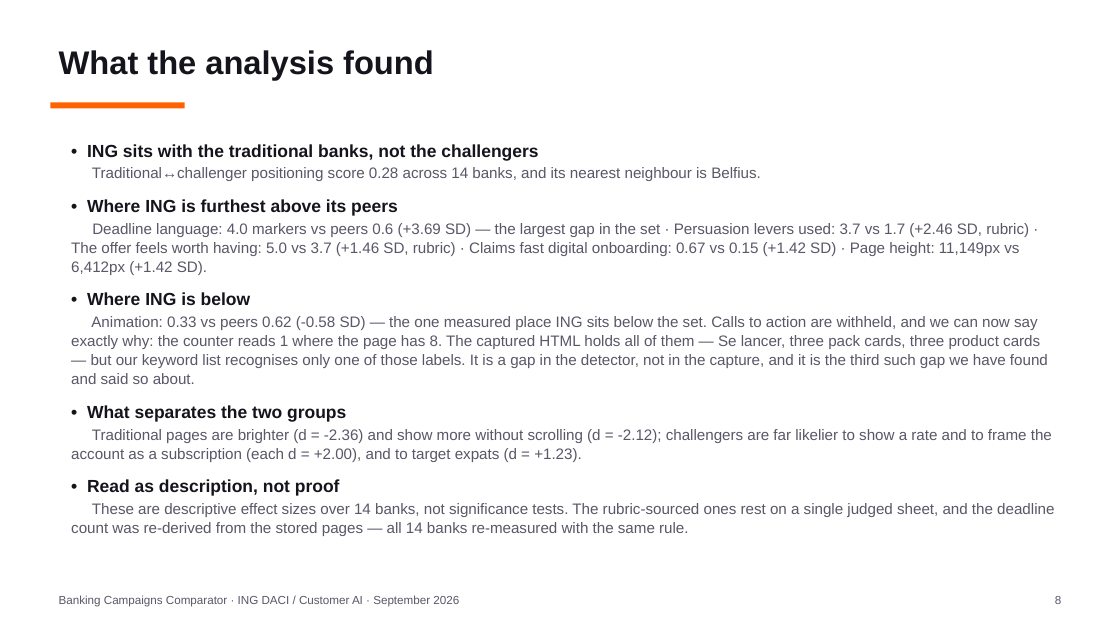
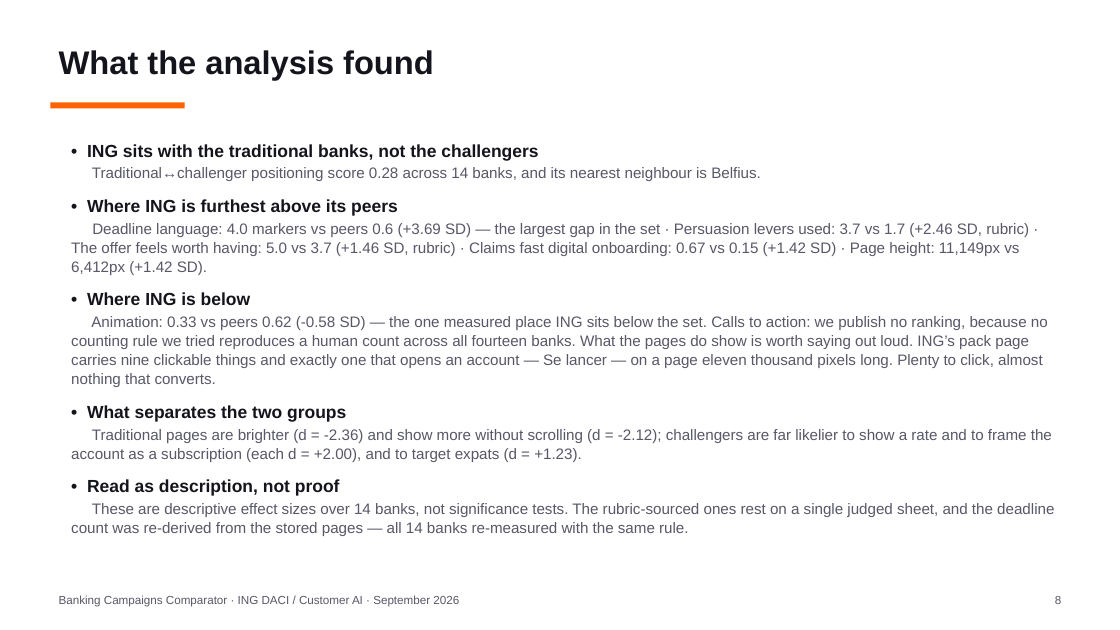
Before and after one commit to Siegried81/ing-usecase, a slide deck: slide 8 of docs/Banking_Campaigns_Comparator.pptx. Drawn at 1120x630 pixels with LibreOffice and Linux fonts; fonts in the diff are those of the drawing. Boxes give left, top, right and bottom in pixels: in the first picture for what was removed or moved away, otherwise in the second. Text is boxed around its words. In the diff, an @@ line names an element or a change of style, - is before the commit and + after.

```diff
--- a/docs/Banking_Campaigns_Comparator.pptx
+++ b/docs/Banking_Campaigns_Comparator.pptx
@@ text at (x1=71, y1=316, x2=1048, y2=387): text changed @@
-Animation: 0.33 vs peers 0.62 (-0.58 SD) — the one measured place ING sits below the set. Calls to action are withheld, and we can now say exactly why: the counter reads 1 where the page has 8. The captured HTML holds all of them — Se lancer, three pack cards, three product cards — but our keyword list recognises only one of those labels. It is a gap in the detector, not in the capture, and it is the third such gap we have found and said so about.
+Animation: 0.33 vs peers 0.62 (-0.58 SD) — the one measured place ING sits below the set. Calls to action: we publish no ranking, because no counting rule we tried reproduces a human count across all fourteen banks. What the pages do show is worth saying out loud. ING’s pack page carries nine clickable things and exactly one that opens an account — Se lancer — on a page eleven thousand pixels long. Plenty to click, almost nothing that converts.
```
Also in this commit, not shown: 11 other files.
